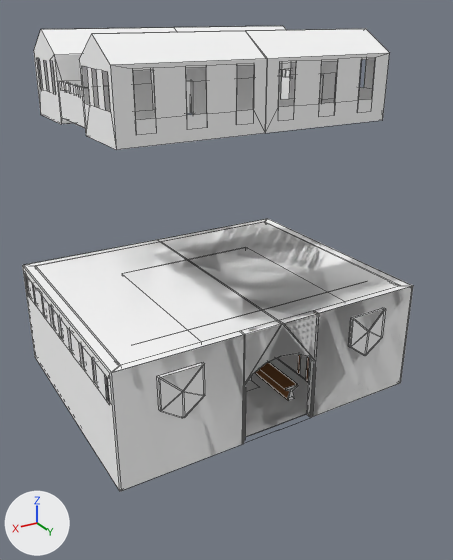
The Blender file ABaseGame/assets/Models/buildings/Bergdorf/Unfertige Modelle/Haupthaus.blend: old version first, new version second.
Both versions are drawn from a 50 mm lens placed at (17.3, 31.0, 23.6), pointed at (0.7, 3.3, 9.8). The axes (+X, +Y, +Z) are drawn at lower left. The lights are the same throughout. Mesh edges are drawn as thin lines on the coarser meshes.
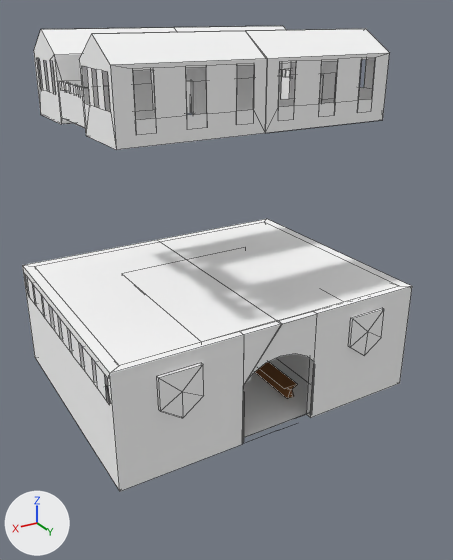
Changed parts and their boxes [x1, y1, x2, y2] in the pictures (453 x 560 px; the box of a moved part takes in the faces that stretch with it):
'Cube.002', reshaped, modifiers changed: before [22, 219, 413, 491]; after [22, 219, 412, 491]
part 1 of me_cube_047, moved or reshaped: before [107, 354, 310, 437]; after [107, 337, 310, 438]
part 2 of me_cube_047, recoloured: [286, 384, 298, 399] in both

The change, as a list of edits to the scene's bpy script:
```text
Change me_cube_047:
    used by ob_cube_002; location = (-1.11, -20.46, 1.63); scale = (0.242, 0.745, 0.501)
    remove me_cube_047.from_pydata(...)  # 697 vertices, 412 faces, 27 loose edges; spans x -41.1..41.5, y 14.4..50.2, z -3.2..19.7
    remove me_cube_047.materials.append(mat_material_001)  # yellow #fced3e
    remove me_cube_047.materials.append(mat_material_002)  # red #ff0000
    add me_cube_047.from_pydata(...)  # 549 vertices, 274 faces, 8 loose edges; spans x -41.1..41.5, y 14.4..50.2, z -3.2..12.5
    me_cube_047 part 1
    58 vertices are removed from x -33.1..33.5, y 21.7..34.2, z -1.6..19.7
    31 faces are deleted
    19 loose edges are deleted
    1 vertex moves from x 19.9, y 24.9, z -1.6 to x 19.9, y 20.9, z -1.6
    54 vertices are added at x -19.6..38.6, y 20.9..35.2, z -1.6..12.5
    11 new faces join them, mat_material_003 (brown #8d613d)
    24 new faces join them, mat_material (white #ffffff)
    me_cube_047 part 2: 10 faces spanning x -11.9..12.1, y 23.6..33.1, z -1.3..0.6 switch from mat_material (white #ffffff) to mat_material_003 (brown #8d613d)
Change ob_cube_002:
    remove _m = ob_cube_002.modifiers.new('Mirror', 'MIRROR')
```
